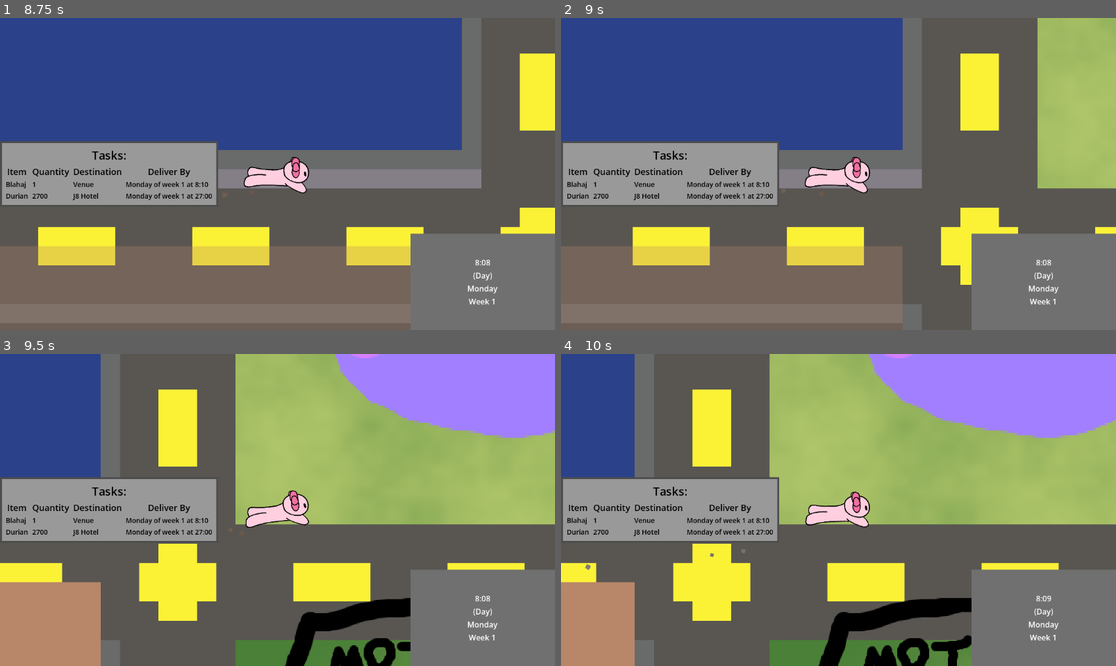
Above: before the commit, frames 1-4 (two rows, left to right).
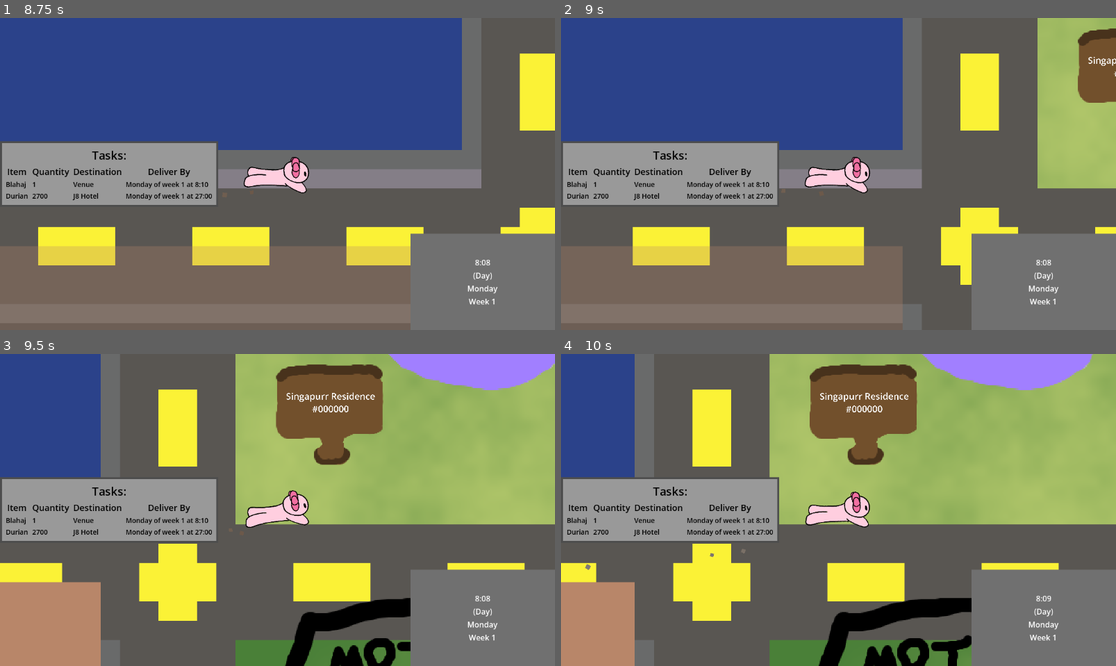
Above: after the commit, the same moments.

Repository: Glitch752/mimiDelivery
Game: Godot game, scene res://scenes/Menu.tscn
Same seed, same stepped clock (60 frames per second), same inputs: the game is played once before the commit and once after it.
Inputs:
- Up to frame 1 (8.75 s): click "Play" at 0.5 s; click "^" at 1.25 s; tap Enter (next) at 2, 3.5 s; hold W (up) 2.03-3.53 s; tap G (catchG) at 2.1, 7.35 s; tap Space at 2.75, 4.25 s; tap J (catchJ) at 2.85, 8.1 s; hold A (left) 3.53-5.03 s; tap P (catchP) at 3.6 s; tap Z (catchZ) at 4.35 s; hold Escape (back) 5.03-5.78 s; hold Enter (next) 5.03-5.78 s; hold D (right) 5.78-6.53 s; tap Alt at 5.85 s; hold W (up) 6.53-7.28 s; tap Shift at 6.6 s; hold D (right) from 7.28 s (still down)
- Up to frame 2 (9 s): keep holding D (right); tap P (catchP) at 8.85 s
- Up to frame 3 (9.5 s): keep holding D (right)
- Up to frame 4 (10 s): release D (right) at 9.53 s; hold Escape (back) from 9.53 s (still down); tap Z (catchZ) at 9.6 s

Frame 1 is identical in both runs. In frame 2, 1.6% of the frame differs, in the area x 93-100%, y 3-28%; in frame 3, 10%; in frame 4, 11%, in the area x 44-100%, y 0-36%.

Commit message:
HOSUE ADARJHARKHGEHSHS IDEAHHAHNGN

Diff:
--- a/project.godot
+++ b/project.godot
@@ -18,6 +18,7 @@
 [autoload]
 
 TimeManager="*uid://woa64b3uqnxs"
+MapData="*uid://dd5awlg22iote"
 
 [editor_plugins]
 
--- a/scenes/Level.tscn
+++ b/scenes/Level.tscn
@@ -9,6 +9,7 @@
 [ext_resource type="PackedScene" uid="uid://cj2icpvoplg7o" path="res://scenes/level/buildings/EmptyTree.tscn" id="5_dke22"]
 [ext_resource type="PackedScene" uid="uid://dwk13wt5vdk6n" path="res://scenes/level/buildings/J8.tscn" id="6_4qegb"]
 [ext_resource type="PackedScene" uid="uid://3jtirvh8swdx" path="res://scenes/level/buildings/CatHome.tscn" id="8_2eouu"]
+[ext_resource type="Script" uid="uid://boypkrxtchbfp" path="res://scenes/building_grid_utils.gd" id="9_rccsh"]
 
 [sub_resource type="TileSetAtlasSource" id="TileSetAtlasSource_kl8ac"]
 texture = ExtResource("2_6vs76")
@@ -54,6 +55,55 @@
 scale = Vector2(2, 2)
 tile_map_data = PackedByteArray("AAD///7/AQAAAAAAAQD+/wAAAQAAAAAAAgABAAAAAQAAAAAAAgACAPz/AQAAAAAABQD8//v/AQAAAAAABQACAA …(2176 unchanged characters)…
 tile_set = SubResource("TileSet_6vs76")
+script = ExtResource("9_rccsh")
+house_addresses = Dictionary[Vector2i, int]({
+Vector2i(-6, -5): 870845,
+Vector2i(-6, -4): 457083,
+Vector2i(-6, -3): 634285,
+Vector2i(-6, -2): 288457,
+Vector2i(-6, 1): 521410,
+Vector2i(-6, 2): 550804,
+Vector2i(-6, 3): 268406,
+Vector2i(-6, 4): 891508,
+Vector2i(-5, -6): 89615,
+Vector2i(-5, -5): 579971,
+Vector2i(-5, -4): 338169,
+Vector2i(-5, -3): 899468,
+Vector2i(-5, -2): 703887,
+Vector2i(-5, 1): 119551,
+Vector2i(-5, 2): 908505,
+Vector2i(-5, 3): 283319,
+Vector2i(-5, 4): 131536,
+Vector2i(-5, 5): 10707,
+Vector2i(-4, -6): 245972,
+Vector2i(-4, -5): 242228,
+Vector2i(-4, -4): 688258,
+Vector2i(-4, 2): 830219,
+Vector2i(-4, 3): 99423,
+Vector2i(-4, 4): 306397,
+Vector2i(-4, 5): 794548,
+Vector2i(-3, 4): 890135,
+Vector2i(-3, 5): 701416,
+Vector2i(-2, 5): 125022,
+Vector2i(-1, -3): 137567,
+Vector2i(0, -3): 964167,
+Vector2i(1, -3): 465341,
+Vector2i(1, -2): 50653,
+Vector2i(1, -1): 187820,
+Vector2i(2, -5): 143445,
+Vector2i(2, -4): 332174,
+Vector2i(2, -3): 102570,
+Vector2i(2, -2): 544424,
+Vector2i(2, -1): 754017,
+Vector2i(2, 0): 81163,
+Vector2i(3, -5): 995179,
+Vector2i(3, -4): 705807,
+Vector2i(3, -3): 290651,
+Vector2i(3, -2): 308790,
+Vector2i(3, -1): 676531,
+Vector2i(3, 0): 73926,
+Vector2i(3, 1): 575653
+})
 
 [node name="Mimi" parent="." unique_id=831696364 instance=ExtResource("4_kl8ac")]
 z_as_relative = false
--- /dev/null
+++ b/scenes/building_grid_utils.gd
@@ -0,0 +1,25 @@
+@tool
+
+extends TileMapLayer
+
+@export_tool_button("Assign house addresses")
+var assign_addresses = _assign_addresses
+
+@export var house_addresses: Dictionary[Vector2i, int]
+
+func _ready():
+    if not Engine.is_editor_hint():
+        MapData.set_addresses(house_addresses)
+
+func _assign_addresses():
+    house_addresses = {}
+
+    var used_addresses = []
+    for building in get_children():
+        if building.has_method("set_address"):
+            var address = randi() % 999999 + 1
+            while address in used_addresses:
+                address = randi() % 999999 + 1
+            used_addresses.append(address)
+
+            house_addresses[building.get_tile_position()] = address
--- a/scenes/level/buildings/BaseBuilding.tscn
+++ b/scenes/level/buildings/BaseBuilding.tscn
@@ -6,7 +6,7 @@
 size = Vector2(24, 31)
 
 [sub_resource type="RectangleShape2D" id="RectangleShape2D_0h08y"]
-size = Vector2(15, 11)
+size = Vector2(24, 23)
 
 [node name="BaseBuilding" type="Node2D" unique_id=583408200]
 z_index = 3
--- a/scenes/level/buildings/CatHome.tscn
+++ b/scenes/level/buildings/CatHome.tscn
@@ -1,9 +1,11 @@
 [gd_scene format=3 uid="uid://3jtirvh8swdx"]
 
 [ext_resource type="PackedScene" uid="uid://ckb1p54uwlcj4" path="res://scenes/level/buildings/BaseBuilding.tscn" id="1_58vmr"]
+[ext_resource type="Script" uid="uid://bixraqjrvirpe" path="res://scenes/level/buildings/cat_home.gd" id="2_msfml"]
 [ext_resource type="Script" uid="uid://c8s11dcpw0xmb" path="res://scripts/util/hot_reload_shader.gd" id="2_wvvxl"]
 [ext_resource type="Shader" uid="uid://blfhtp1bxr0ky" path="res://scripts/graphics/land.gdshader" id="3_msfml"]
 [ext_resource type="Texture2D" uid="uid://l2doq62mhmhn" path="res://art/map/cattower.png" id="4_58vmr"]
+[ext_resource type="Texture2D" uid="uid://ccbplolod82g3" path="res://art/map/sign.png" id="5_wvvxl"]
 
 [sub_resource type="ShaderMaterial" id="ShaderMaterial_0qf2h"]
 shader = ExtResource("3_msfml")
@@ -13,8 +15,19 @@
 script = ExtResource("2_wvvxl")
 metadata/_custom_type_script = "uid://c8s11dcpw0xmb"
 
-[node name="BaseBuilding" unique_id=583408200 instance=ExtResource("1_58vmr")]
+[sub_resource type="RectangleShape2D" id="RectangleShape2D_vm5pa"]
+size = Vector2(9, 6)
+
+[sub_resource type="RectangleShape2D" id="RectangleShape2D_msfml"]
+size = Vector2(2, 2)
+
+[sub_resource type="LabelSettings" id="LabelSettings_wvvxl"]
+font_size = 100
+
+[node name="CatHome" unique_id=583408200 instance=ExtResource("1_58vmr")]
 z_index = 0
+script = ExtResource("2_msfml")
+address = 0
 
 [node name="ColorRect" type="ColorRect" parent="." index="0" unique_id=1460258893]
 material = SubResource("ShaderMaterial_0qf2h")
@@ -26,12 +39,34 @@
 [node name="Treeeee" type="Sprite2D" parent="." index="1" unique_id=1571448154]
 z_index = 10
 y_sort_enabled = true
-position = Vector2(-1.0000002, -4)
-scale = Vector2(0.12890624, 0.12890624)
+position = Vector2(-1.249999, -1.7500007)
+scale = Vector2(0.08007812, 0.08007812)
 texture = ExtResource("4_58vmr")
 
 [node name="CollisionShape2D" parent="HideArea" parent_id_path=PackedInt32Array(1367318042) index="0" unique_id=1992347408]
 disabled = true
 
 [node name="CollisionShape2D2" parent="StaticBody2D" parent_id_path=PackedInt32Array(2047790647) index="0" unique_id=2066511439]
-position = Vector2(-0.5, 2.5)
+position = Vector2(-0.5, 3)
+shape = SubResource("RectangleShape2D_vm5pa")
+
+[node name="CollisionShape2D3" type="CollisionShape2D" parent="StaticBody2D" parent_id_path=PackedInt32Array(2047790647) index="1" unique_id=295614592]
+position = Vector2(-8, 9)
+shape = SubResource("RectangleShape2D_msfml")
+
+[node name="Sign" type="Sprite2D" parent="." index="4" unique_id=792006415]
+position = Vector2(-8, 7)
+scale = Vector2(0.046875, 0.046875)
+texture = ExtResource("5_wvvxl")
+
+[node name="AddressLabel" type="Label" parent="Sign" index="0" unique_id=1577856782]
+unique_name_in_owner = true
+offset_left = -51.0
+offset_top = -21.333
+offset_right = 936.0
+offset_bottom = 255.66699
+scale = Vector2(0.1, 0.1)
+text = "Singapurr Residence
+#000001"
+label_settings = SubResource("LabelSettings_wvvxl")
+horizontal_alignment = 1
--- a/scenes/level/buildings/base_building.gd
+++ b/scenes/level/buildings/base_building.gd
@@ -1,3 +1,5 @@
+@tool
+
 extends Node2D
 
 # hide when the player goes behind it
@@ -5,11 +7,14 @@
 
 @export var tile_size: Vector2i = Vector2i.ONE
 
+func get_tile_position() -> Vector2i:
+    var tilemap: TileMapLayer = get_parent()
+    return tilemap.local_to_map(position)
+
 func _ready() -> void:
-    hide_area.body_entered.connect(_on_body_entered)
-    hide_area.body_exited.connect(_on_body_exited)
-
-    set_meta("building", true)
+    if not Engine.is_editor_hint():
+        hide_area.body_entered.connect(_on_body_entered)
+        hide_area.body_exited.connect(_on_body_exited)
 
 func _on_body_entered(body: Node) -> void:
     if body.is_in_group("player"):
--- /dev/null
+++ b/scenes/level/buildings/cat_home.gd
@@ -0,0 +1,16 @@
+@tool
+
+extends "res://scenes/level/buildings/base_building.gd"
+
+@export var address: int = 0
+
+func _ready():
+    update_label()
+
+func update_label():
+    var padded_address = str(address).pad_zeros(6)
+    $%AddressLabel.text = "Singapurr Residence\n#%s" % padded_address
+
+func set_address(addr: int):
+    address = addr
+    update_label()
--- a/scenes/mainCharacter.tscn
+++ b/scenes/mainCharacter.tscn
@@ -5,6 +5,7 @@
 [ext_resource type="Texture2D" uid="uid://b725ivibl4k88" path="res://art/mimi/left.png" id="3_jaax5"]
 [ext_resource type="PackedScene" uid="uid://c6isidgrp4hl7" path="res://scenes/time_display.tscn" id="4_gff5m"]
 [ext_resource type="Texture2D" uid="uid://bs12ci2q1u0gt" path="res://art/mimi/up.png" id="4_jaax5"]
+[ext_resource type="Script" uid="uid://14ltq5hvuwfu" path="res://scripts/show_in_game.gd" id="5_jaax5"]
 [ext_resource type="PackedScene" uid="uid://dloew7jw5ysj0" path="res://scenes/tasks_panel.tscn" id="5_nthm3"]
 [ext_resource type="PackedScene" uid="uid://dx2pp7a303jmf" path="res://scenes/intro.tscn" id="7_x5162"]
 
@@ -87,6 +88,8 @@
 zoom = Vector2(20, 20)
 
 [node name="CanvasLayer" type="CanvasLayer" parent="Player/Camera2D" unique_id=1420971322]
+visible = false
+script = ExtResource("5_jaax5")
 
 [node name="UIOverlay" type="Control" parent="Player/Camera2D/CanvasLayer" unique_id=1291501507]
 layout_mode = 3
--- /dev/null
+++ b/scripts/map_data.gd
@@ -0,0 +1,6 @@
+extends Node
+
+var house_addresses: Dictionary[Vector2i, int]
+
+func set_addresses(addresses: Dictionary[Vector2i, int]):
+    house_addresses = addresses
--- /dev/null
+++ b/scripts/show_in_game.gd
@@ -0,0 +1,4 @@
+extends CanvasLayer
+
+func _ready():
+    visible = true
Binary file added: art/map/sign.png
Not shown, added: art/map/sign.png.import
Not shown, added: scenes/building_grid_utils.gd.uid
Not shown, added: scenes/level/buildings/cat_home.gd.uid
Not shown, added: scripts/map_data.gd.uid
Not shown, added: scripts/show_in_game.gd.uid
